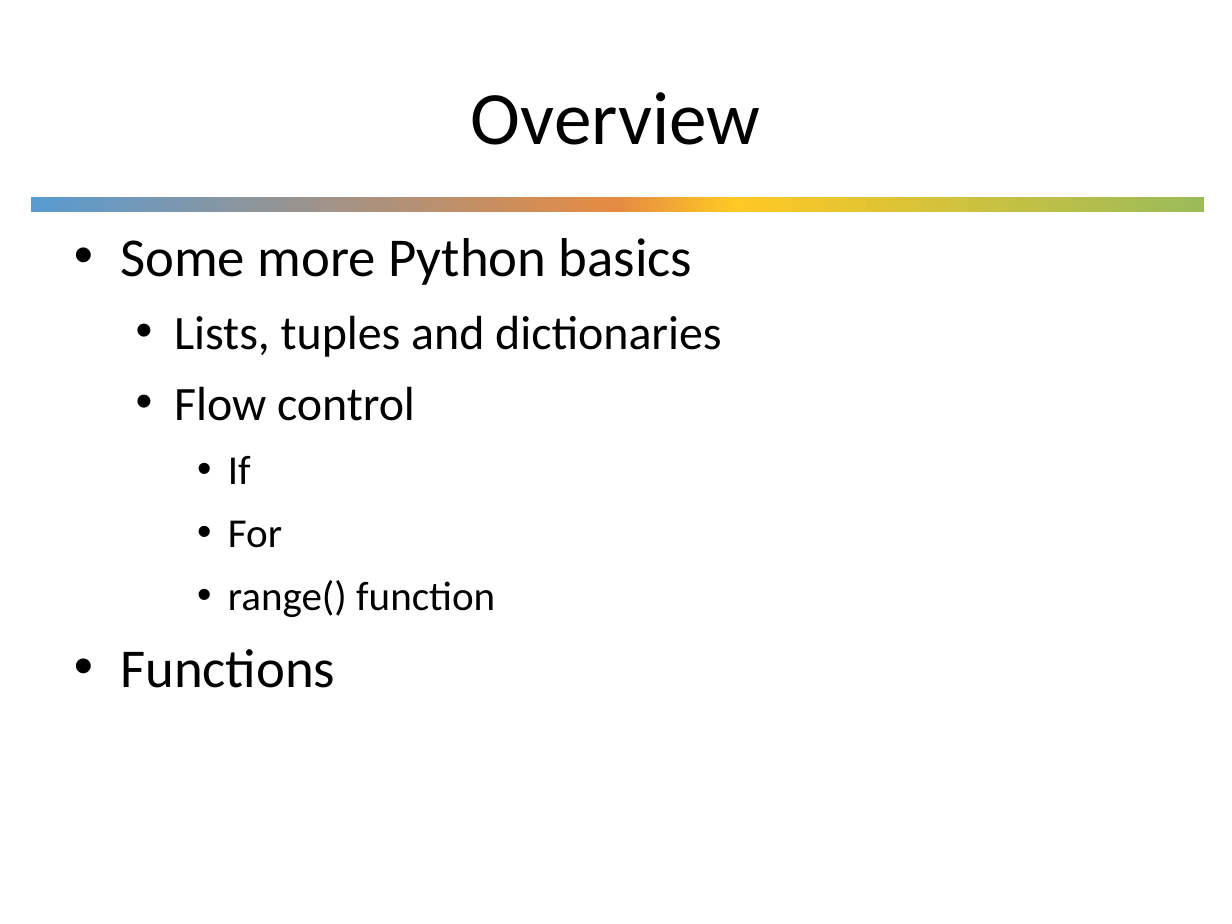
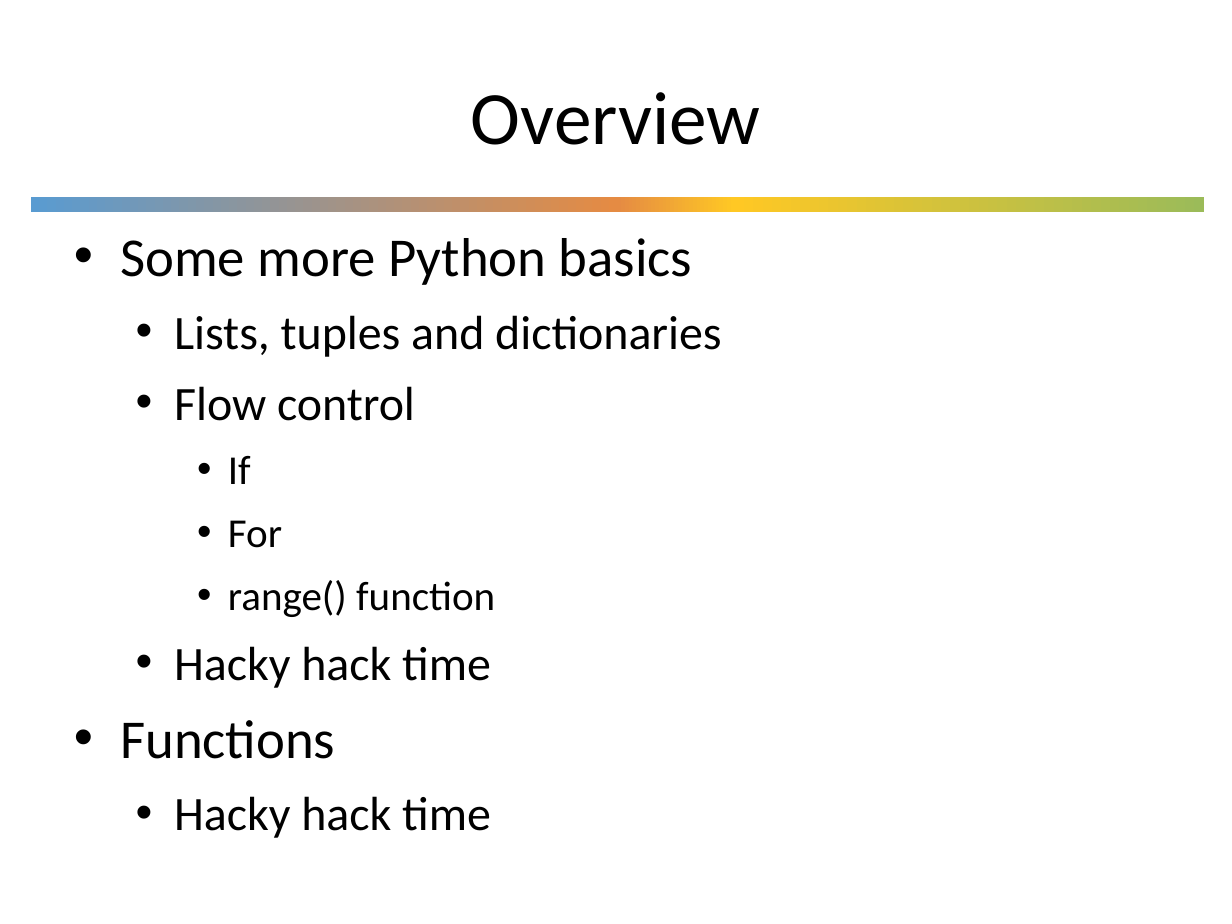
Before and after one commit to UWDIRECT/UWDIRECT.github.io, a slide deck: slide 2 of SEDS_content/04.Procedural_Python.pptx. Drawn at 1232x924 pixels with LibreOffice and Linux fonts; fonts in the diff are those of the drawing; background and template pictures are left out. Boxes give left, top, right and bottom in pixels: in the first picture for what was removed or moved away, otherwise in the second. Text is boxed around its words. In the diff, an @@ line names an element or a change of style, - is before the commit and + after.

```diff
--- a/SEDS_content/04.Procedural_Python.pptx
+++ b/SEDS_content/04.Procedural_Python.pptx
@@ text at <box>174,646,491,688</box>: paragraph added @@
+  • Hacky hack time
@@ text at <box>174,796,491,838</box>: paragraph added @@
+  • Hacky hack time
```
Also in this commit, not shown: 1 other slide changed, 1 slide removed.
